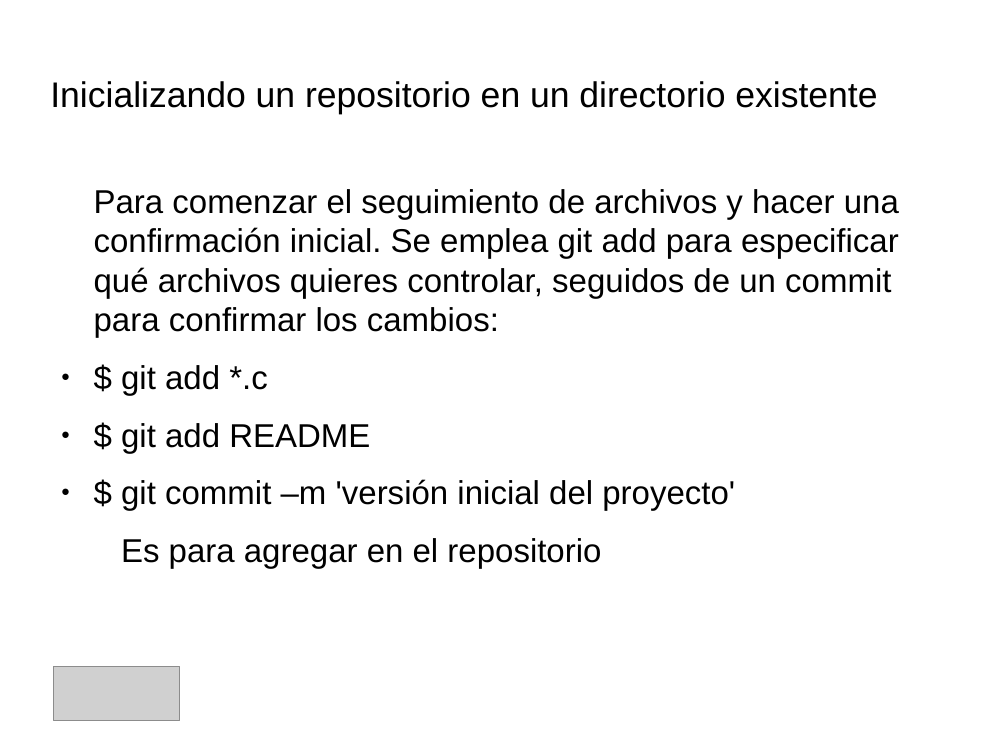
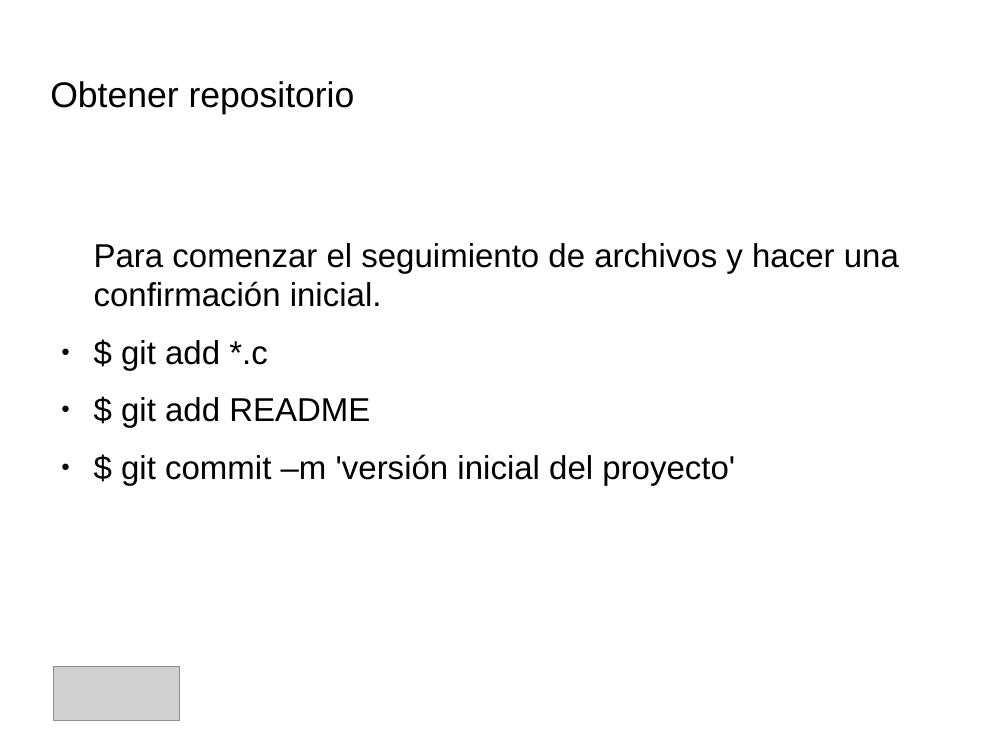
Before and after one commit to IllanPedro/Hardware, a slide deck: slide 9 of CursoGIT,GITHUB,SOURCETREE/Precentacion_Git.odp. Drawn at 1008x756 pixels with LibreOffice and Linux fonts; fonts in the diff are those of the drawing; grey boxes stand for pictures; background and template pictures are left out. Boxes give left, top, right and bottom in pixels: in the first picture for what was removed or moved away, otherwise in the second. Text is boxed around its words. In the diff, an @@ line names an element or a change of style, - is before the commit and + after.

Commit message:
commit para resolver problema

```diff
--- a/CursoGIT,GITHUB,SOURCETREE/Precentacion_Git.odp
+++ b/CursoGIT,GITHUB,SOURCETREE/Precentacion_Git.odp
@@ title at bbox=[50, 81, 355, 115]: text changed @@
-Inicializando un repositorio en un directorio existente
+Obtener repositorio
@@ text "Para comenzar el seguimiento de ...": place and size @@
-text "Para comenzar el seguimiento de ..." at bbox=[94, 189, 899, 568]
+text "Para comenzar el seguimiento de ..." at bbox=[94, 243, 899, 486]
@@ text at bbox=[94, 243, 899, 307]: text changed @@
-Para comenzar el seguimiento de archivos y hacer una confirmación inicial. Se emplea git add para especificar qué archivos quieres controlar, seguidos de un commit para confirmar los cambios:
+Para comenzar el seguimiento de archivos y hacer una confirmación inicial.
@@ text at bbox=[121, 538, 601, 568]: paragraph removed @@
-Es para agregar en el repositorio
```
Also in this commit, not shown: 12 other slides changed, 5 slides added, 2 slides removed, 4 other files.
